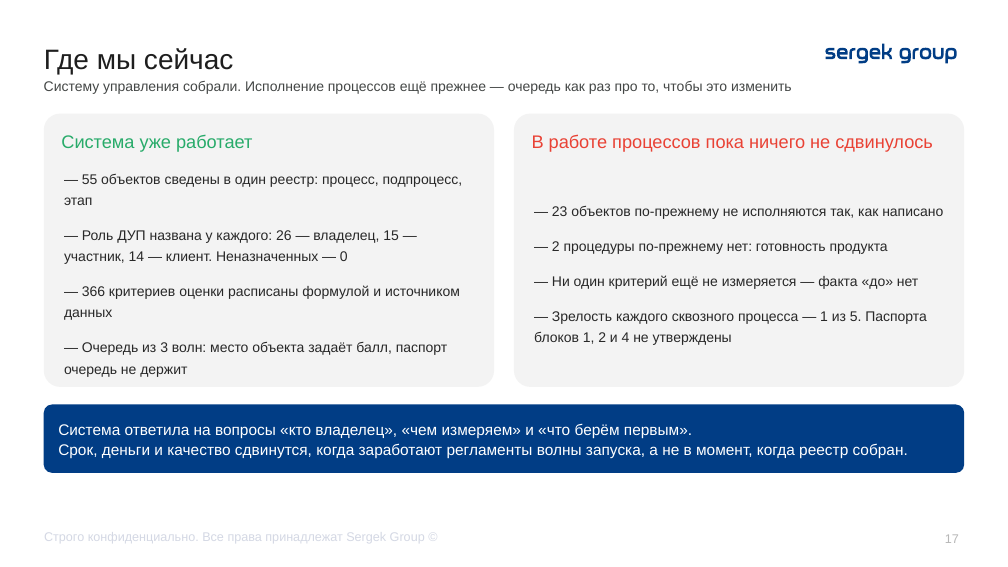
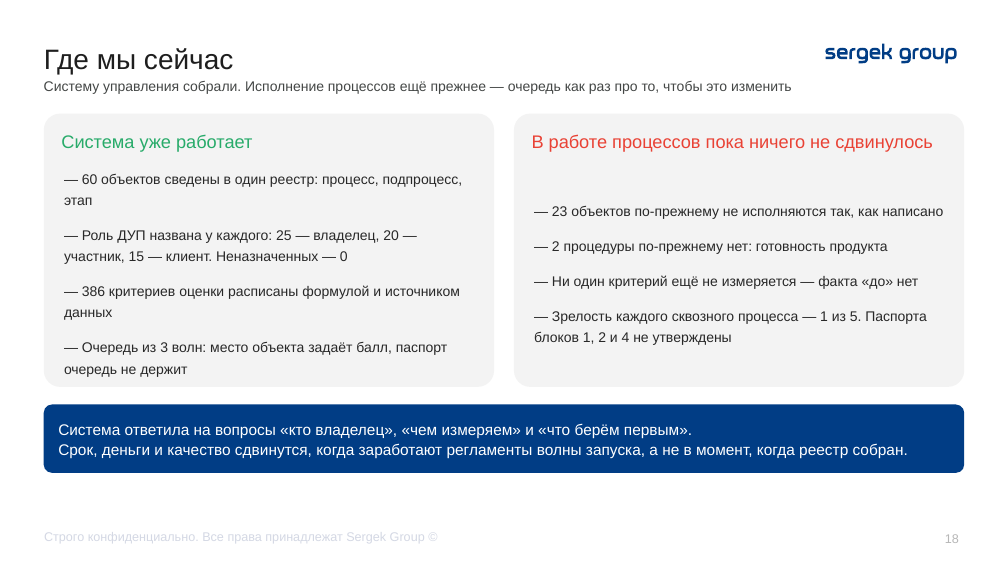
Before and after one commit to TemeshevProject/SG-DUP-Project, a slide deck: slide 18 of dup_project/02_Презентация/ДУП_Приоритеты_реинжиниринга_презентация.pptx (slide 17 before the commit). Drawn at 1008x567 pixels with LibreOffice and Linux fonts; fonts in the diff are those of the drawing. Boxes give left, top, right and bottom in pixels: in the first picture for what was removed or moved away, otherwise in the second. Text is boxed around its words. In the diff, an @@ line names an element or a change of style, - is before the commit and + after.

```diff
--- a/dup_project/02_Презентация/ДУП_Приоритеты_реинжиниринга_презентация.pptx
+++ b/dup_project/02_Презентация/ДУП_Приоритеты_реинжиниринга_презентация.pptx
@@ text in rounded rectangle at <box>64,174,463,320</box>: text changed @@
-— 55 объектов сведены в один реестр: процесс, подпроцесс, этап
-— Роль ДУП названа у каждого: 26 — владелец, 15 — участник, 14 — клиент. Неназначенных — 0
-— 366 критериев оценки расписаны формулой и источником данных
+— 60 объектов сведены в один реестр: процесс, подпроцесс, этап
+— Роль ДУП названа у каждого: 25 — владелец, 20 — участник, 15 — клиент. Неназначенных — 0
+— 386 критериев оценки расписаны формулой и источником данных
@@ page number at <box>945,534,959,543</box>: text changed @@
-17
+18
```
Also in this commit, not shown: 11 other slides changed, 2 slides added, 1 slide removed, 7 other files.
